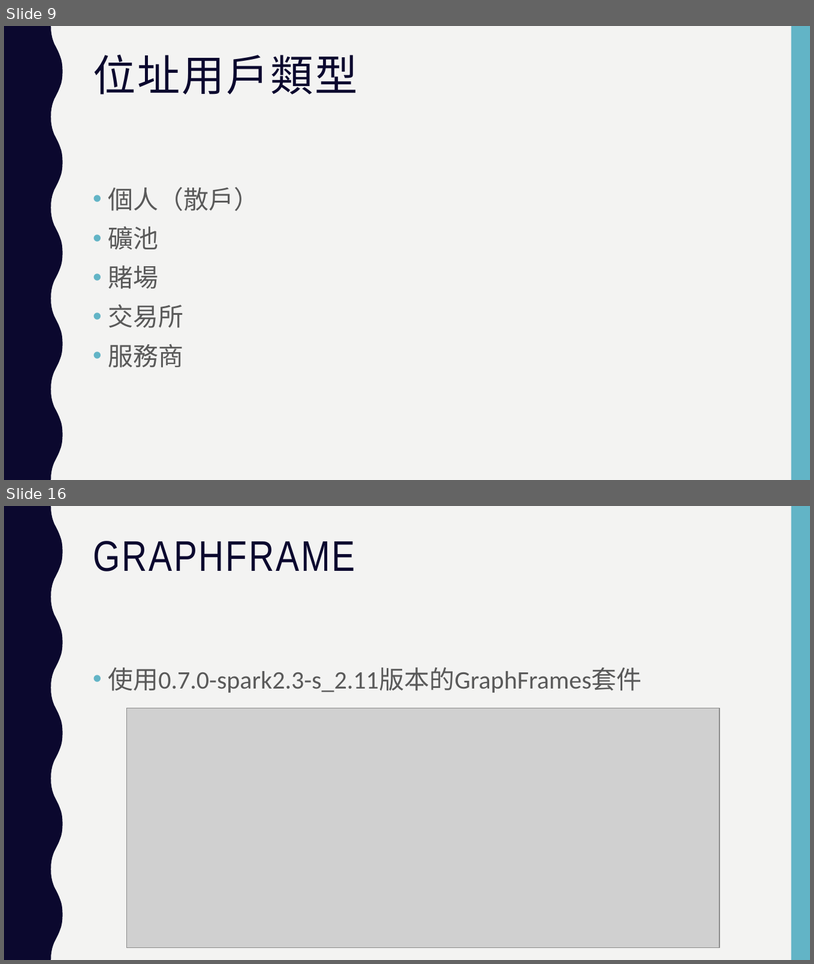
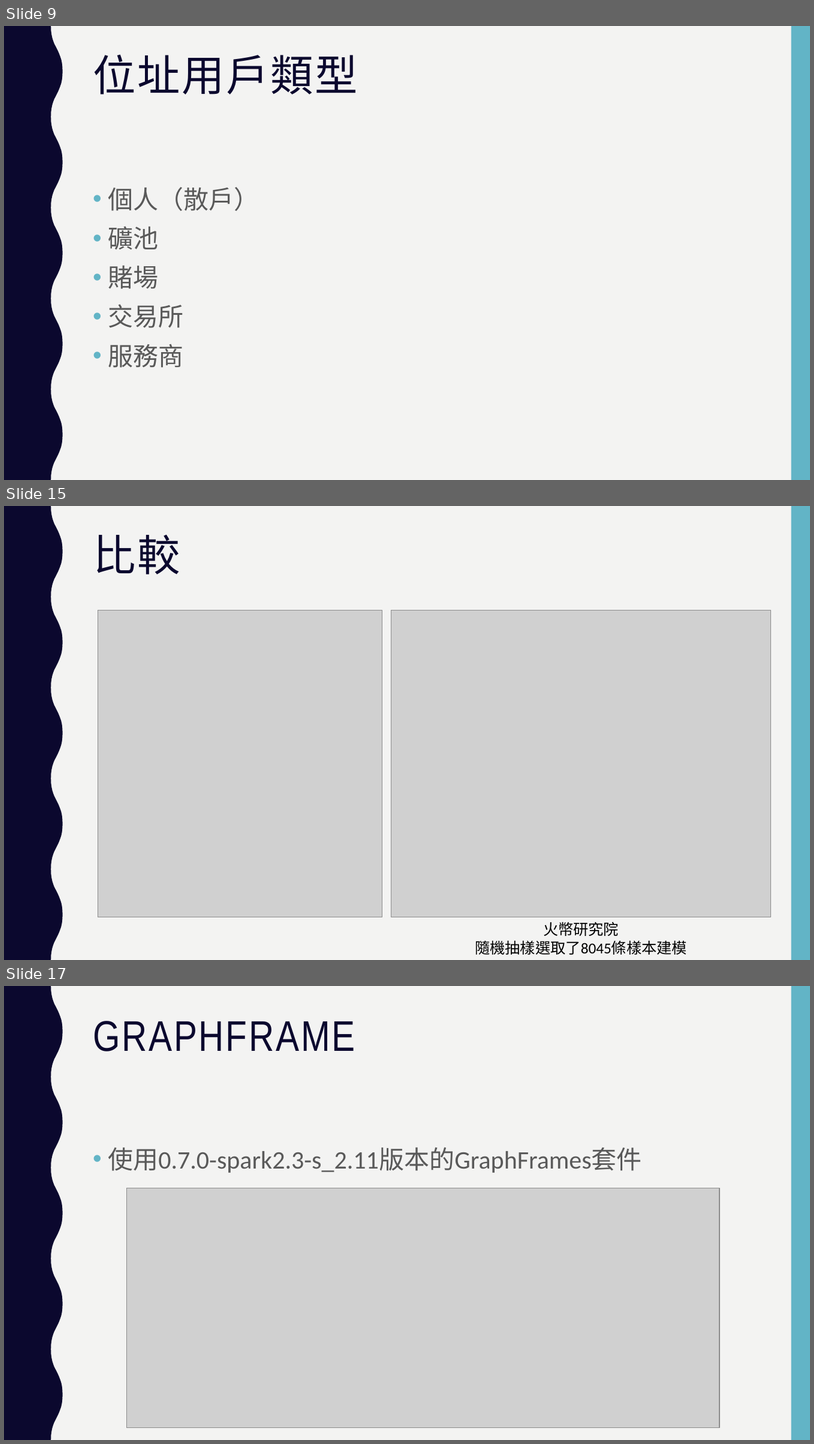
Before and after one commit to Aurako/NCCU2018_distributed-systems_group6, a slide deck: finalproject.pptx. Shown one above the other, each under a label of ours: slides 9 and 16 before the commit, slides 9, 15 and 17 after it; the slides between them are not shown. The pictures are 814x964 and 814x1444 pixels, drawn with LibreOffice and Linux fonts; fonts in the diff are those of the drawing; grey boxes stand for pictures. Boxes give left, top, right and bottom in pixels: in the first picture for what was removed or moved away, otherwise in the second. Text is boxed around its words. In the diff, an @@ line names an element or a change of style, - is before the commit and + after.

```diff
--- a/finalproject.pptx
+++ b/finalproject.pptx
@@ slide 15 added at box(4, 506, 810, 960), background #F3F3F2; not listed: 2 template elements that a slide beside it also shows @@
@@ title added at box(93, 535, 180, 574), 51 pt, text #0B082E @@
+比較
@@ picture added at box(98, 610, 383, 918) @@
@@ picture added at box(391, 610, 771, 918) @@
@@ text added at box(475, 921, 687, 954), 18 pt, text #000000 @@
+火幣研究院
+隨機抽樣選取了8045條樣本建模
@@ what was slide 16 is now slide 17 @@
```
Also in this commit, not shown: 6 slides changed, 1 other slide added, 1 slide removed, 1 other file.
